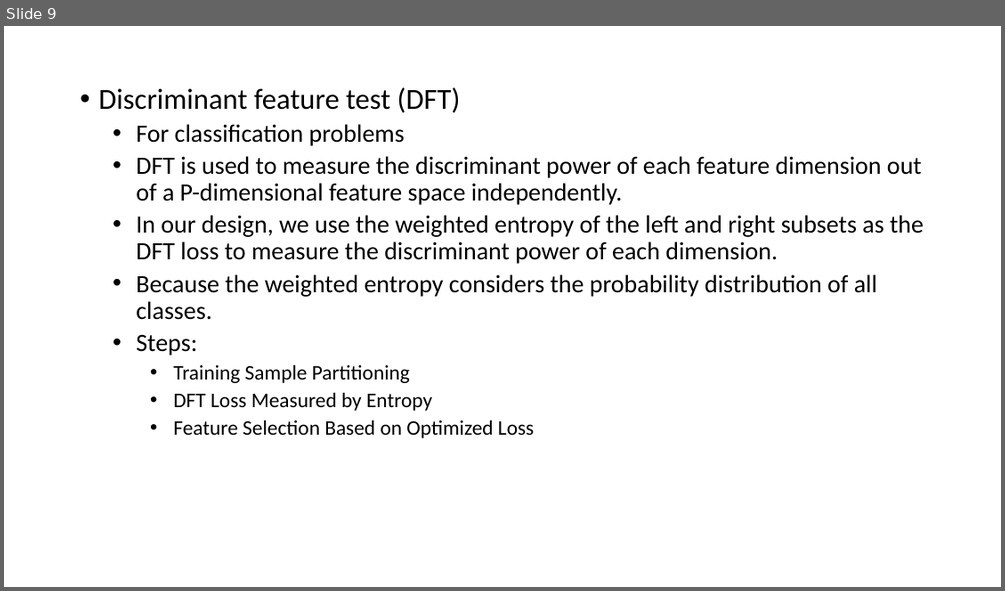
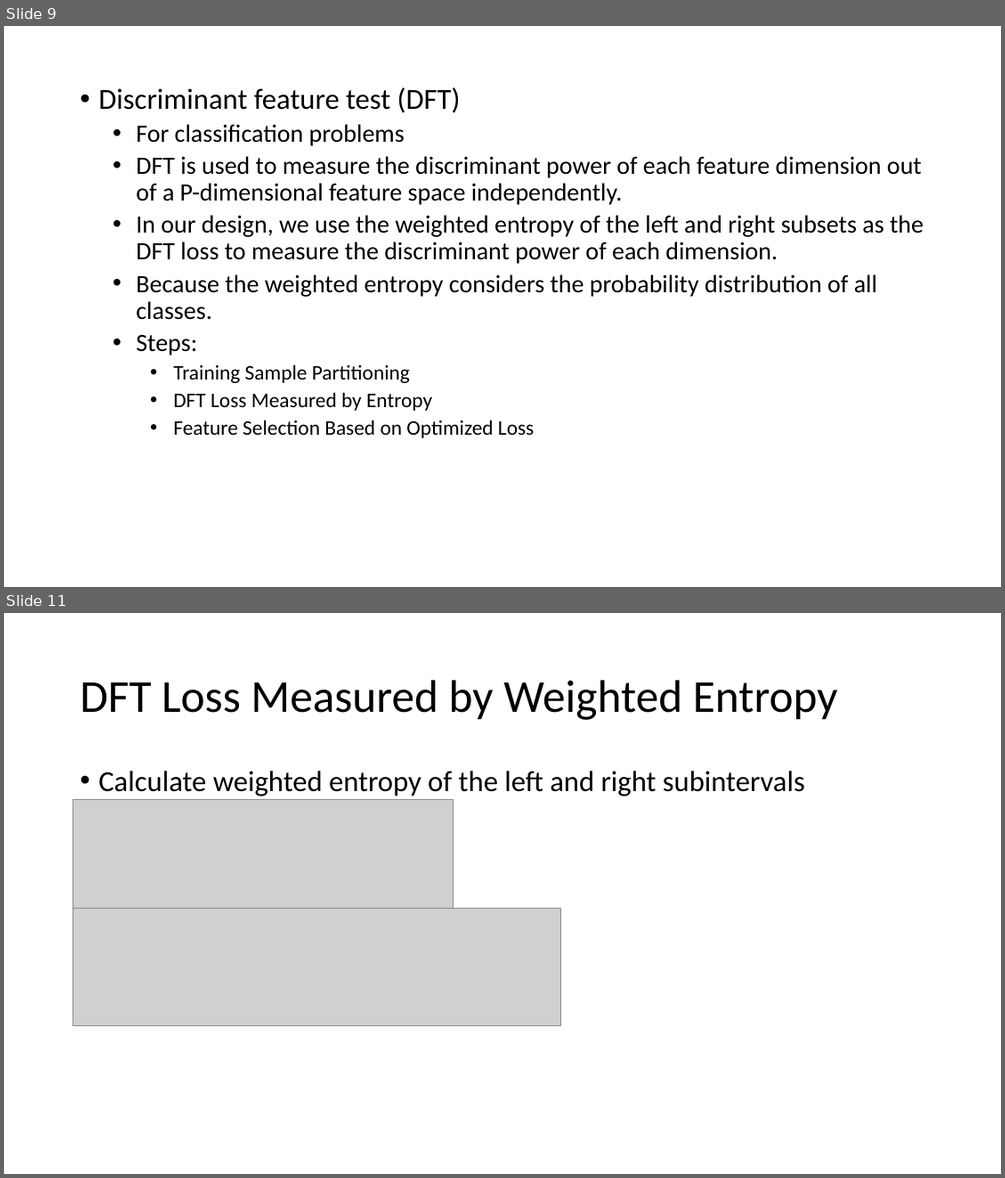
Before and after one commit to Vincent1837/Schools, a slide deck: Low_Powered_AI_Lab/GL.pptx. Shown one above the other, each under a label of ours: slide 9 before the commit, slides 9 and 11 after it; the slides between them are not shown. The pictures are 1005x591 and 1005x1178 pixels, drawn with LibreOffice and Linux fonts; fonts in the diff are those of the drawing; grey boxes stand for pictures. Boxes give left, top, right and bottom in pixels: in the first picture for what was removed or moved away, otherwise in the second. Text is boxed around its words. In the diff, an @@ line names an element or a change of style, - is before the commit and + after.

```diff
--- a/Low_Powered_AI_Lab/GL.pptx
+++ b/Low_Powered_AI_Lab/GL.pptx
@@ slide 11 added at (x1=4, y1=613, x2=1001, y2=1174), background #FFFFFF @@
@@ title added at (x1=80, y1=680, x2=838, y2=720), 44 pt, text #000000 @@
+DFT Loss Measured by Weighted Entropy
@@ text added at (x1=98, y1=771, x2=805, y2=796), 28 pt, text #000000 @@
+• Calculate weighted entropy of the left and right subintervals
@@ picture added at (x1=73, y1=799, x2=453, y2=908) @@
@@ picture added at (x1=73, y1=908, x2=560, y2=1026) @@
```
Also in this commit, not shown: 6 other slides added, 3 other files.
